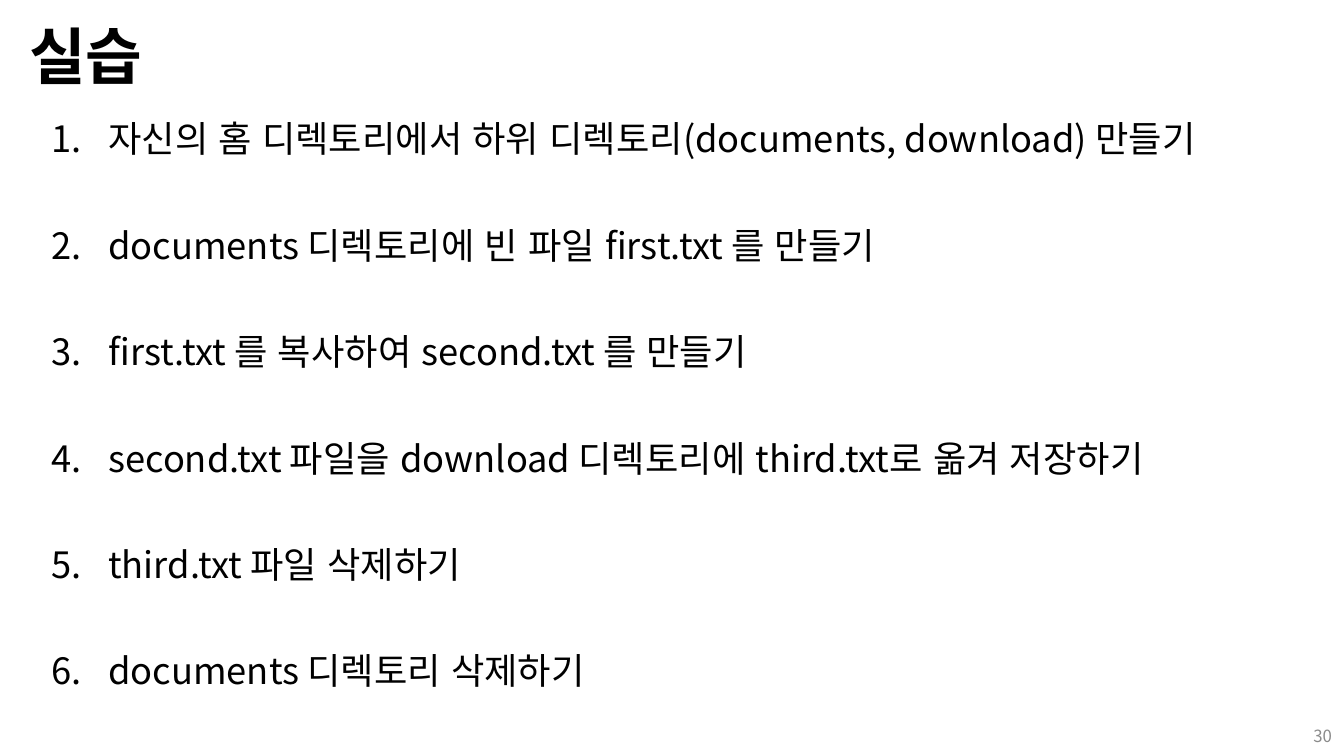
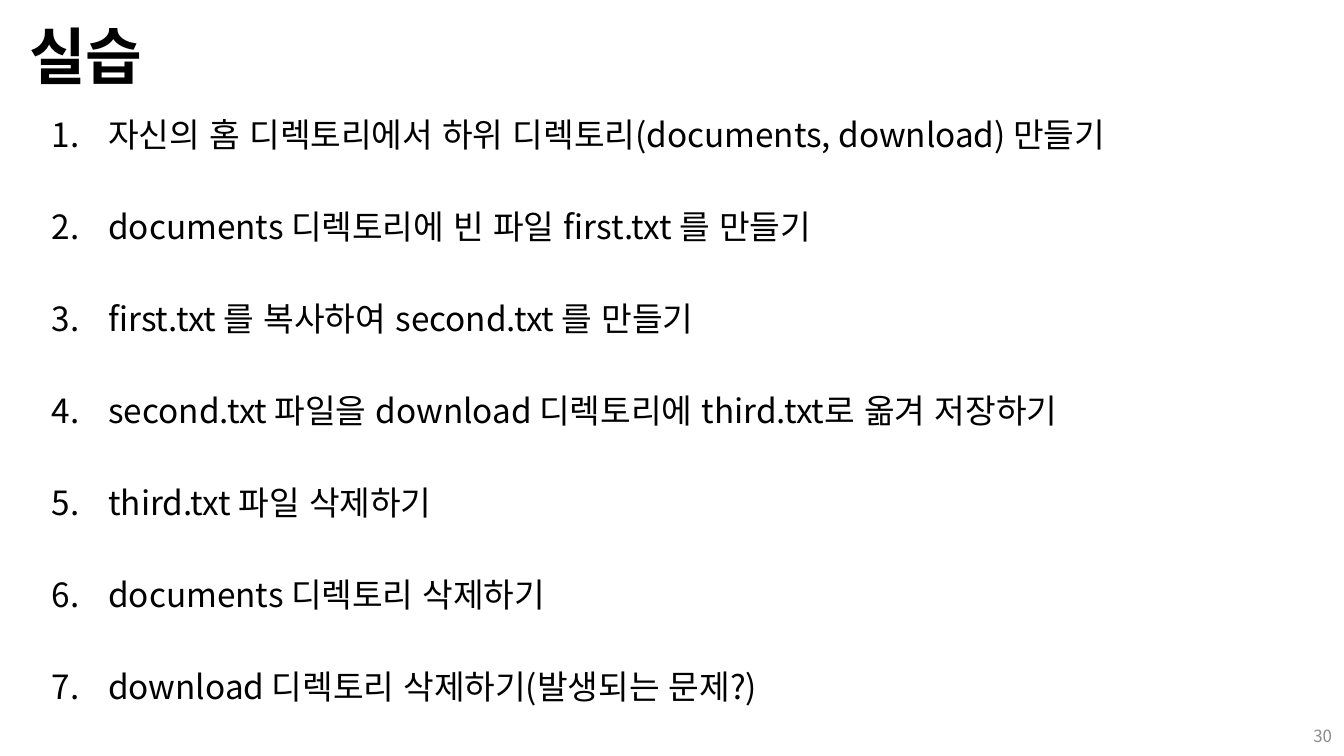
Before and after one commit to Open-Source-Programming/OpenSource-Lec, a slide deck: slide 30 of 01-linux.pptx. Drawn at 1344x756 pixels with LibreOffice and Linux fonts; fonts in the diff are those of the drawing. Boxes give left, top, right and bottom in pixels: in the first picture for what was removed or moved away, otherwise in the second. Text is boxed around its words. In the diff, an @@ line names an element or a change of style, - is before the commit and + after.

```diff
--- a/01-linux.pptx
+++ b/01-linux.pptx
@@ text at <box>108,119,1105,610</box>: size 25.9 to 23.8 pt in "자신의 홈 디렉토리에서 하위 디렉토리(documents, download) 만들기", "documents 디렉토리에 빈 파일 first.txt 를 만들기", "first.txt 를 복사하여 second.txt 를 만들기", "second.txt 파일을 download 디렉토리에 third.txt로 옮겨 저장하기" and 2 more places; line spacing 0.9 to 0.8 @@
@@ text at <box>108,671,757,706</box>: paragraph added @@
+7. download 디렉토리 삭제하기(발생되는 문제?)
```
Also in this commit, not shown: 5 other slides changed.
